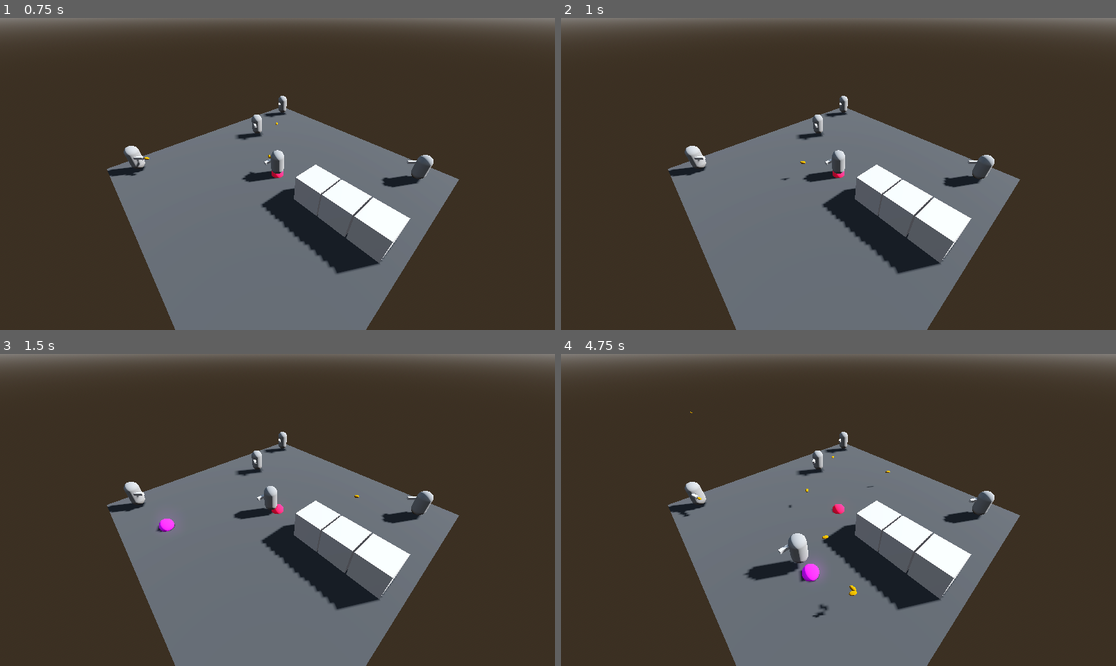
Above: before the commit, frames 1-4 (two rows, left to right).
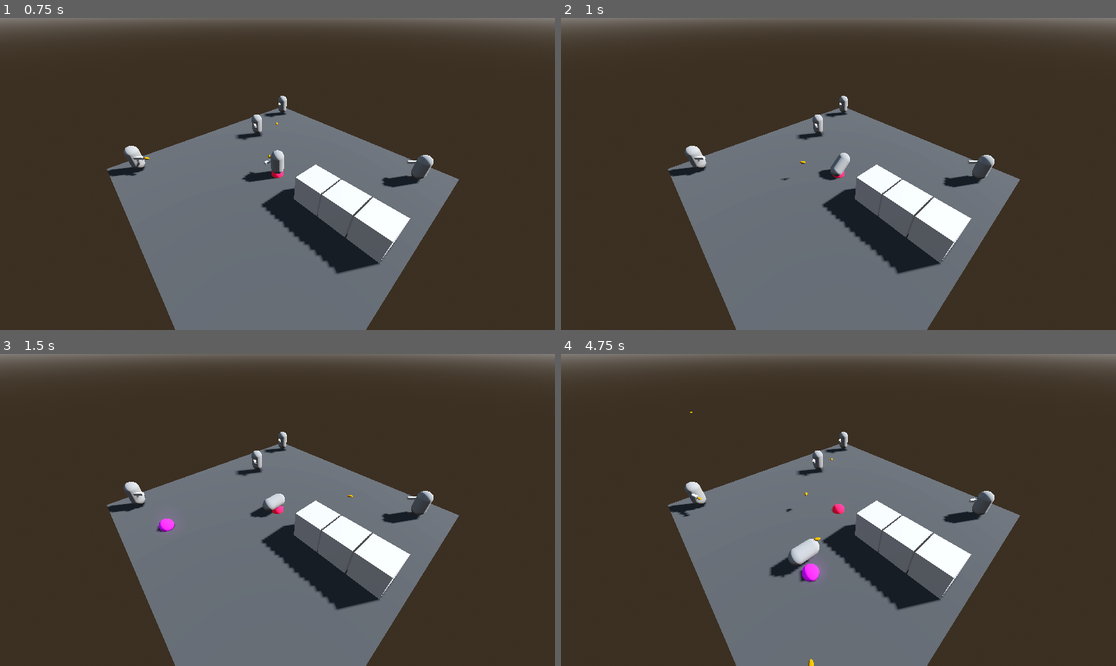
Above: after the commit, the same moments.

Repository: Nordtwig/metrotopia-combat
Game: Godot game, scene res://main.tscn
The game is run twice, just before and just after one commit, with the same random seed, the same clock (stepped at 60 frames per second) and the same inputs.
Inputs (mouse positions are in pixels of both pictures, inside the frame that each line leads up to):
- Up to frame 1 (0.75 s): tap Enter (ui_accept) at 0.5 s; move the mouse to (399, 158) at 0.52 s; press the mouse at (399, 158) at 0.53 s
- Up to frame 2 (1 s): tap Enter (ui_accept) at 0.77 s
- Up to frame 3 (1.5 s): move the mouse to (166, 525) at 1.27 s; release the mouse at (166, 525) at 1.28 s; right-click (166, 525) at 1.35 s; click (166, 525) at 1.42 s
- Up to frame 4 (4.75 s): tap Enter (ui_accept) at 1.52, 3.02, 3.77, 4.52 s; move the mouse to (894, 441) at 2.02 s; press the mouse at (894, 441) at 2.03 s; move the mouse to (810, 572) at 2.77 s; release the mouse at (810, 572) at 2.78 s; right-click (810, 572) at 2.85 s; click (810, 572) at 2.92 s; move the mouse to (1005, 556) at 3.52 s; press the mouse at (1005, 556) at 3.53 s; move the mouse to (672, 463) at 4.27 s; release the mouse at (672, 463) at 4.28 s; right-click (672, 463) at 4.35 s; click (672, 463) at 4.42 s

Frame 1 is identical in both runs. In frame 2, 0.3% of the frame differs, in the area x 43-53%, y 42-53%; in frame 3, 0.3%; in frame 4, 0.8%, in the area x 23-60%, y 18-100%.

Commit message:
start death mechanic

Diff:
--- a/actor.gd
+++ b/actor.gd
@@ -9,9 +9,15 @@
 	GOV,
 }
 
+enum STATE {
+	ALIVE,
+	DEAD
+}
+
 @export var _movement_speed: float = 4.0
 @export var _bullet_scene: PackedScene
 @export var actor_faction: FACTION
+@export var actor_state: STATE = STATE.ALIVE
 
 var _target: Node3D = null
 var _is_aiming_at_target: bool = false
@@ -21,6 +27,8 @@
 @onready var muzzle_marker: Marker3D = get_node("Rifle/MuzzleMarker")
 @onready var muzzle_raycast: RayCast3D = get_node("Rifle/RayCast3D")
 @onready var gun_cycle_timer: Timer = get_node("Rifle/GunCycleTimer")
+@onready var animation_player: AnimationPlayer = get_node("AnimationPlayer")
+@onready var hitbox_component: HitboxComponent = get_node("HitboxComponent")
 
 
 func _ready() -> void:
@@ -30,14 +38,30 @@
 
 	nav_agent.velocity_computed.connect(_on_velocity_computed)
 	gun_cycle_timer.timeout.connect(_on_gun_cycle_timer_timeout)
+	Events.actor_died.connect(_on_actor_died)
+
+	match actor_state:
+		STATE.ALIVE:
+			gun_cycle_timer.start()
+		STATE.DEAD:
+			_target = null
+			_is_aiming_at_target = false
+			_is_ready_to_shoot = false
+			gun_cycle_timer.stop()
 
 
 func _process(_delta):
-	if _is_ready_to_shoot and _is_aiming_at_target:
+	if actor_state == STATE.DEAD:
+		return
+
+	if _is_ready_to_shoot and _is_aiming_at_target and _target:
 		_shoot()
 
 
 func _physics_process(delta: float) -> void:
+	if actor_state == STATE.DEAD:
+		return
+
 	if _target:
 		_face_target(delta)
 
@@ -96,6 +120,14 @@
 	gun_cycle_timer.start()
 
 
+func _die() -> void:
+	animation_player.play("die")
+	$Rifle.visible = false
+	for child in hitbox_component.get_children():
+		if child is CollisionShape3D:
+			child.disabled = true
+
+
 func _on_velocity_computed(safe_velocity: Vector3) -> void:
 	velocity = safe_velocity
 	move_and_slide()
@@ -103,3 +135,11 @@
 
 func _on_gun_cycle_timer_timeout() -> void:
 	_is_ready_to_shoot = true
+
+
+func _on_actor_died(actor: Actor)  -> void:
+	if _target == actor:
+		_target = null
+		_is_aiming_at_target = false
+		_is_ready_to_shoot = false
+		gun_cycle_timer.stop()
--- a/actor.tscn
+++ b/actor.tscn
@@ -18,6 +18,66 @@
 
 [sub_resource type="BoxMesh" id="BoxMesh_wsk55"]
 size = Vector3(0.2, 0.2, 1)
+
+[sub_resource type="Animation" id="Animation_i633r"]
+resource_name = "die"
+tracks/0/type = "value"
+tracks/0/imported = false
+tracks/0/enabled = true
+tracks/0/path = NodePath("Model/MeshInstance3D:rotation")
+tracks/0/interp = 1
+tracks/0/loop_wrap = true
+tracks/0/keys = {
+"times": PackedFloat32Array(0, 0.4, 1),
+"transitions": PackedFloat32Array(1, 1, 1),
+"update": 0,
+"values": [Vector3(0, 0, 0), Vector3(-1.5708, 0, 0), Vector3(-1.5708, 0, 0)]
+}
+tracks/1/type = "value"
+tracks/1/imported = false
+tracks/1/enabled = true
+tracks/1/path = NodePath("Model/MeshInstance3D:position")
+tracks/1/interp = 1
+tracks/1/loop_wrap = true
+tracks/1/keys = {
+"times": PackedFloat32Array(0, 0.4, 1),
+"transitions": PackedFloat32Array(1, 1, 1),
+"update": 0,
+"values": [Vector3(0, 1, 0), Vector3(0.000697613, 0.448902, -0.315142), Vector3(0.000697613, 0.448902, -0.315142)]
+}
+
+[sub_resource type="Animation" id="Animation_l4ph3"]
+length = 0.001
+tracks/0/type = "value"
+tracks/0/imported = false
+tracks/0/enabled = true
+tracks/0/path = NodePath("Model/MeshInstance3D:rotation")
+tracks/0/interp = 1
+tracks/0/loop_wrap = true
+tracks/0/keys = {
+"times": PackedFloat32Array(0),
+"transitions": PackedFloat32Array(1),
+"update": 0,
+"values": [Vector3(0, 0, 0)]
+}
+tracks/1/type = "value"
+tracks/1/imported = false
+tracks/1/enabled = true
+tracks/1/path = NodePath("Model/MeshInstance3D:position")
+tracks/1/interp = 1
+tracks/1/loop_wrap = true
+tracks/1/keys = {
+"times": PackedFloat32Array(0),
+"transitions": PackedFloat32Array(1),
+"update": 0,
+"values": [Vector3(0, 1, 0)]
+}
+
+[sub_resource type="AnimationLibrary" id="AnimationLibrary_i83m5"]
+_data = {
+"RESET": SubResource("Animation_l4ph3"),
+"die": SubResource("Animation_i633r")
+}
 
 [node name="Actor" type="CharacterBody3D" groups=["actors"]]
 collision_layer = 2
@@ -65,3 +125,8 @@
 transform = Transform3D(1, 0, 0, 0, 1, 0, 0, 0, 1, 0, 0, 0.780375)
 
 [node name="GunCycleTimer" type="Timer" parent="Rifle"]
+
+[node name="AnimationPlayer" type="AnimationPlayer" parent="."]
+libraries = {
+"": SubResource("AnimationLibrary_i83m5")
+}
--- a/events.gd
+++ b/events.gd
@@ -1,6 +1,7 @@
 extends Node
 
 signal clickable_clicked(node: Node3D)
+signal actor_died(actor: Actor)
 
 
 func _ready() -> void:
--- a/health_component.gd
+++ b/health_component.gd
@@ -16,4 +16,4 @@
 	health -= attack.attack_damage
 
 	if health <= 0:
-		print("died")
+		get_parent()._die()
Not shown: 1 places in actor.tscn that only renumber resources
